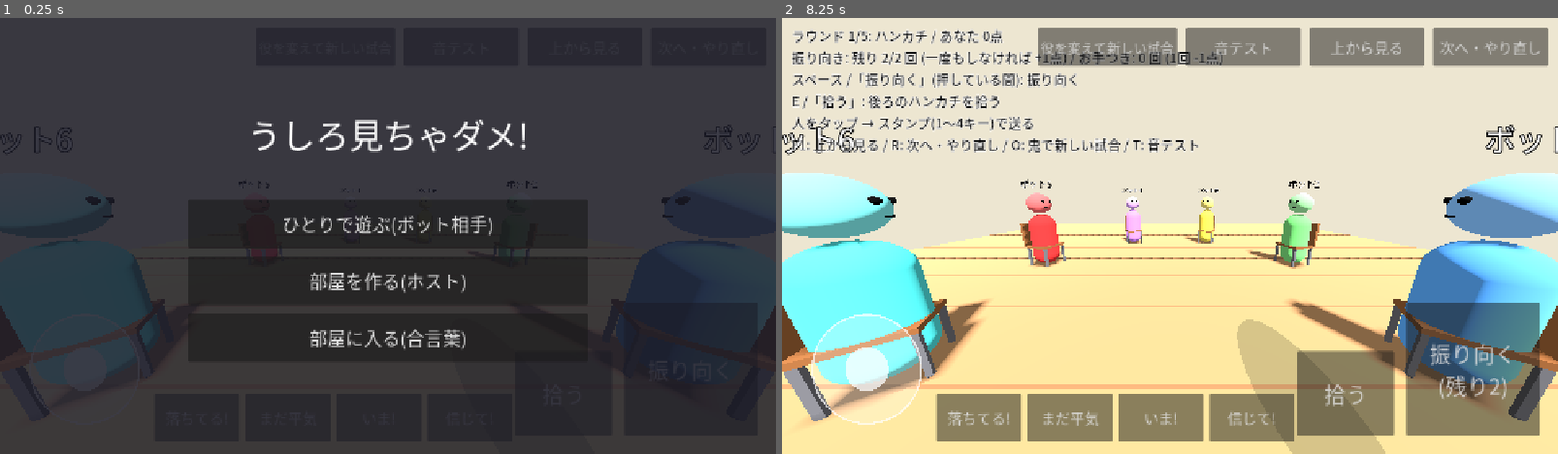
Above: before the commit, frames 1-2 (left to right).
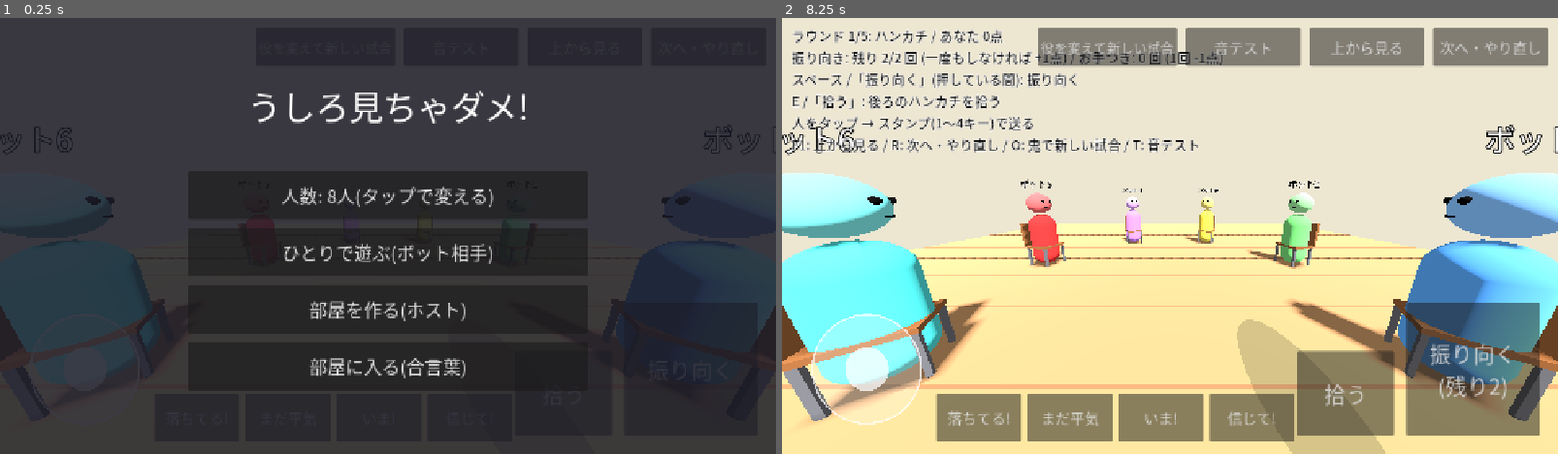
Above: after the commit, the same moments.

Repository: LisaYuumi/ushiro-micha-dame
Game: Godot game, scene res://scenes/main.tscn
The game is run twice, just before and just after one commit, with the same random seed, the same clock (stepped at 60 frames per second) and the same inputs.
Inputs:
- Up to frame 1 (0.25 s): no input
- Up to frame 2 (8.25 s): click "振り向く" at 0.5 s; click "拾う" at 1.25 s; click "落ちてる!" at 2 s; click "まだ平気" at 2.75 s; click "いま!" at 3.5 s; click "信じて!" at 4.25 s; click "上から見る" at 5 s; click "次へ・やり直し" at 5.75 s; click "音テスト" at 6.5 s; click "役を変えて新しい試合" at 7.25 s; click "ひとりで遊ぶ(ボット相手)" at 8 s

The runs differ from the first frame. In frame 1, 3.9% of the frame differs, in the area x 31-70%, y 16-83%; in frame 2, nothing differs.

Commit message:
Choose 8 or 5 players in the lobby
- The seat count is now per match (GameState.seat_count) instead of a
  fixed constant; guests get it from the host's snapshot
- Lobby button toggles 8 / 5 players for solo play and for hosting
- Seat view is 120 degrees with fewer seats, 135 with more
- Visibility rule tests run for both sizes

Co-Authored-By: Claude Opus 5.5 <noreply@anthropic.com>
Claude-Session: https://claude.ai/code/session_018gGhz8RHTqLMKymXrJnaB4

Diff:
--- a/scripts/bot/bot_brain.gd
+++ b/scripts/bot/bot_brain.gd
@@ -118,7 +118,7 @@
 	var target: GameState.Actor = targets[rng.randi_range(0, targets.size() - 1)]
 	var honest := rng.randf() < GameConfig.BOT_STAMP_HONEST_CHANCE
 	var say_look := false
-	if GameState.can_see_behind(a.seat_index, target.seat_index):
+	if state.can_see_behind(a.seat_index, target.seat_index):
 		var behind := state.has_handkerchief_behind(target)
 		say_look = behind if honest else not behind
 	else:
--- a/scripts/core/game_config.gd
+++ b/scripts/core/game_config.gd
@@ -6,6 +6,8 @@
 # --- 配置 ---
 ## 席の数(座る人の数。鬼は別に1人なので、全部で SEAT_COUNT + 1 人。企画書は4〜8人)
 const SEAT_COUNT := 7
+## 選べる人数(全員の数 = 席 + 鬼1人)。ロビーで選ぶ
+const PLAYER_COUNT_OPTIONS := [8, 5]
 ## 席が並ぶ輪の半径(メートル)
 const RING_RADIUS := 3.0
 ## 鬼が歩く輪の半径(席の輪より外側)
@@ -44,6 +46,8 @@
 ## 両どなりの人の姿まで見える広さ。両どなりの後ろに落ちた物は、見え方のルール
 ## (GameState.can_see_behind)で自分の画面には映さない
 const SEAT_CAM_HFOV := 135.0
+## 5人で遊ぶ(席が4〜5つ)ときの見える幅。席が少ないほど両どなりが正面寄りになるので狭くてよい
+const SEAT_CAM_HFOV_SMALL := 120.0
 
 # --- 振り向き ---
 ## 振り向くのにかかる時間(秒)
--- a/scripts/core/game_state.gd
+++ b/scripts/core/game_state.gd
@@ -108,6 +108,8 @@
 ## 床に落ちているバナナの皮 [{"pos": Vector3, "sender": id}]
 var bananas: Array = []
 
+## 席の数(この試合。鬼は別に1人)
+var seat_count: int = GameConfig.SEAT_COUNT
 ## 鬼は人だけにするか(オンラインの試遊用)
 var humans_only_oni: bool = false
 ## ラウンドを始めるたびに1つ増える(ホスト以外の画面が、見た目を作り直す合図)
@@ -133,16 +135,19 @@
 
 ## 新しい試合を始める(ラウンド1から)。seed を指定すると毎回同じ展開になる(テスト用)。
 ## player_is_oni = true なら、この画面のプレイヤーが最初の鬼になる。
-func start_match(seed_value: int = -1, player_is_oni: bool = false) -> void:
-	var me := GameConfig.SEAT_COUNT if player_is_oni else 0
-	start_match_custom(seed_value, [me], me if player_is_oni else GameConfig.SEAT_COUNT, {me: "あなた"}, false)
+## seats: 席の数(鬼は別に1人。8人で遊ぶなら7、5人なら4)
+func start_match(seed_value: int = -1, player_is_oni: bool = false, seats: int = GameConfig.SEAT_COUNT) -> void:
+	var me := seats if player_is_oni else 0
+	start_match_custom(seed_value, [me], me if player_is_oni else seats, {me: "あなた"}, false, seats)
 	local_player_id = me
 
 
 ## 人とボットの組み合わせを決めて、新しい試合を始める(オンライン対戦のホストが使う)。
 ## human_ids: 人が操作する登場人物の id(0〜SEAT_COUNT)/first_oni: 最初の鬼の id/
 ## names: id -> 表示名(書かれていない人はボット名)/humans_only_oni: 鬼は人だけにする
-func start_match_custom(seed_value: int, human_ids: Array, first_oni: int, names: Dictionary, humans_only: bool) -> void:
+func start_match_custom(seed_value: int, human_ids: Array, first_oni: int, names: Dictionary, humans_only: bool,
+		seats: int = GameConfig.SEAT_COUNT) -> void:
+	seat_count = seats
 	if seed_value >= 0:
 		rng.seed = seed_value
 	else:
@@ -163,7 +168,7 @@
 	# 登場人物は試合のあいだ同じ。席に SEAT_COUNT 人、鬼が1人(id は 0〜SEAT_COUNT)
 	actors.clear()
 	var bot_no := 1
-	for i in GameConfig.SEAT_COUNT + 1:
+	for i in seat_count + 1:
 		var actor := Actor.new()
 		actor.id = i
 		actor.is_bot = not (i in human_ids)
@@ -180,7 +185,7 @@
 	round_index = 0
 	match_over = false
 	var lineup := []
-	for i in GameConfig.SEAT_COUNT + 1:
+	for i in seat_count + 1:
 		if i != first_oni:
 			lineup.append(i)
 	_begin_round(lineup, first_oni)
@@ -189,7 +194,7 @@
 func _init_seats() -> void:
 	seat_positions.clear()
 	seat_yaws.clear()
-	for i in GameConfig.SEAT_COUNT:
+	for i in seat_count:
 		var a := seat_angle(i)
 		seat_positions.append(_ring_point(a, GameConfig.RING_RADIUS))
 		# 輪の中心を向く向き(-Z が正面なので、角度 a がそのまま中心向き)
@@ -233,7 +238,7 @@
 ## 勝敗のあとの並び: [席ごとの id の配列, 次の鬼の id]
 func _lineup_after_result() -> Array:
 	var seat_ids := []
-	seat_ids.resize(GameConfig.SEAT_COUNT)
+	seat_ids.resize(seat_count)
 	for a in actors:
 		if a.role == Role.SEATED and a.seat_index >= 0:
 			seat_ids[a.seat_index] = a.id
@@ -305,7 +310,7 @@
 	oni_is_player = not oni_actor.is_bot
 
 	# 鬼は席と席の間から歩きはじめる
-	oni_angle = seat_angle(0) + TAU / (GameConfig.SEAT_COUNT * 2)
+	oni_angle = seat_angle(0) + TAU / (seat_count * 2)
 	oni_start_angle = oni_angle
 	oni_radius = GameConfig.ONI_WALK_RADIUS
 	oni_holding_stop = false
@@ -315,7 +320,7 @@
 	handkerchief_on_floor = false
 	oni_pause_left = 0.0
 	seat_pass_age.clear()
-	for i in GameConfig.SEAT_COUNT:
+	for i in seat_count:
 		seat_pass_age.append(INF)
 	chaser_id = -1
 	vacant_seat = -1
@@ -327,7 +332,7 @@
 	last_voice_age = INF
 	drop_masked = false
 	_bot_oni_voice_left = rng.randf_range(GameConfig.BOT_ONI_VOICE_INTERVAL_MIN, GameConfig.BOT_ONI_VOICE_INTERVAL_MAX)
-	var step := TAU / GameConfig.SEAT_COUNT
+	var step := TAU / seat_count
 	next_seat_crossing = ceilf(oni_angle / step) * step
 	if oni_is_player:
 		# 人が鬼のときは、いつ誰に落とすかは本人が決める
@@ -374,7 +379,7 @@
 	if oni_angle >= next_seat_crossing:
 		# ちょうど席の真後ろで止まれるように位置をそろえる
 		oni_angle = next_seat_crossing
-		next_seat_crossing += TAU / GameConfig.SEAT_COUNT
+		next_seat_crossing += TAU / seat_count
 		_on_pass_behind_seat()
 	_place_on_walk_ring(oni, oni_angle)
 
@@ -609,7 +614,7 @@
 
 ## 鬼にいちばん近い「席の真後ろ」の角度
 func _nearest_seat_crossing() -> float:
-	var step := TAU / GameConfig.SEAT_COUNT
+	var step := TAU / seat_count
 	return roundf(oni_angle / step) * step
 
 
@@ -647,7 +652,7 @@
 
 ## 席 i の、輪の上での角度(ラジアン)。席0 は +Z 側。
 func seat_angle(i: int) -> float:
-	return TAU * float(i) / float(GameConfig.SEAT_COUNT)
+	return TAU * float(i) / float(seat_count)
 
 
 func get_actor(id: int) -> Actor:
@@ -663,8 +668,8 @@
 
 ## 席 from に座っている人から、席 to の人の後ろが見えるか。
 ## 両どなりは見えない(向かい側だけ見える)。見え方はカメラ(SEAT_CAM_HFOV)と合わせてある
-static func can_see_behind(from_seat: int, to_seat: int) -> bool:
-	var n := GameConfig.SEAT_COUNT
+func can_see_behind(from_seat: int, to_seat: int) -> bool:
+	var n := seat_count
 	var d := posmod(to_seat - from_seat, n)
 	return d >= 2 and d <= n - 2
 
@@ -716,13 +721,16 @@
 		"bananas": bananas,
 		"drop_masked": drop_masked,
 		"round_serial": round_serial,
+		"seat_count": seat_count,
 	}
 
 
 ## snapshot() の中身をこの状態に写す(オンライン対戦で、ホスト以外が受け取った状態を表示するため)。
 ## 写したあとはルールを動かさず(tick しない)、表示に使うだけ。
 func apply_snapshot(s: Dictionary) -> void:
-	if seat_positions.is_empty():
+	var seats: int = s.get("seat_count", GameConfig.SEAT_COUNT)
+	if seat_positions.is_empty() or seats != seat_count:
+		seat_count = seats
 		_init_seats()
 	var list: Array = s["actors"]
 	if actors.size() != list.size():
@@ -770,7 +778,7 @@
 ## 落とす相手と、落とすタイミング(角度)を決める。
 ## 相手はプレイヤーもボットも含めてランダム。
 func _plan_drop() -> void:
-	drop_target_seat = rng.randi_range(0, GameConfig.SEAT_COUNT - 1)
+	drop_target_seat = rng.randi_range(0, seat_count - 1)
 	var laps := rng.randf_range(GameConfig.ONI_LAPS_BEFORE_DROP_MIN, GameConfig.ONI_LAPS_BEFORE_DROP_MAX)
 	var earliest := oni_angle + TAU * laps
 	var target := seat_angle(drop_target_seat)
@@ -966,7 +974,7 @@
 
 
 func _seat_at_angle(angle: float) -> int:
-	var n := GameConfig.SEAT_COUNT
+	var n := seat_count
 	return posmod(roundi(angle / TAU * n), n)
 
 
--- a/scripts/main.gd
+++ b/scripts/main.gd
@@ -19,6 +19,8 @@
 var _stamp_target := -1
 ## ひとりで遊ぶとき、この画面のプレイヤーが鬼をやるか
 var _player_is_oni := false
+## この試合の席の数(遊ぶ人数 - 鬼1人)
+var _seats: int = GameConfig.SEAT_COUNT
 ## ホスト: 参加者の peer id -> 登場人物の id
 var _peer_actor := {}
 ## ホスト: 状態を配るまでの時間
@@ -62,6 +64,7 @@
 # --- ロビー ---
 
 func _on_solo() -> void:
+	_seats = lobby.players - 1
 	mode = Mode.SOLO
 	lobby.visible = false
 	cmds = state
@@ -69,6 +72,7 @@
 
 
 func _on_host() -> void:
+	_seats = lobby.players - 1
 	mode = Mode.LOBBY
 	net.host_room()
 	lobby.show_host("(作成中)", 1)
@@ -107,7 +111,7 @@
 ## ホストが「スタート」: 人は id 0(ホスト)から順に、残りはボット。最初の鬼は人からランダム
 func _on_host_start() -> void:
 	var peers := multiplayer.get_peers()
-	var max_humans := GameConfig.SEAT_COUNT + 1
+	var max_humans := _seats + 1
 	_peer_actor.clear()
 	var humans := [0]
 	var names := {0: "プレイヤー1(ホスト)"}
@@ -120,7 +124,7 @@
 		names[next_id] = "プレイヤー%d" % (next_id + 1)
 		next_id += 1
 	var first_oni: int = humans[randi_range(0, humans.size() - 1)]
-	state.start_match_custom(-1, humans, first_oni, names, true)
+	state.start_match_custom(-1, humans, first_oni, names, true, _seats)
 	state.local_player_id = 0
 	mode = Mode.HOST
 	cmds = state
@@ -208,7 +212,7 @@
 	if mode == Mode.HOST:
 		_on_host_start()
 		return
-	state.start_match(-1, _player_is_oni)
+	state.start_match(-1, _player_is_oni, _seats)
 	_refresh_round()
 
 
--- a/scripts/view/lobby.gd
+++ b/scripts/view/lobby.gd
@@ -18,6 +18,9 @@
 var _join_box: VBoxContainer
 var _host_box: VBoxContainer
 var _code := ""
+## 遊ぶ人数(鬼をふくむ全員の数)。ひとりで遊ぶとき・部屋を作るときに使う
+var players: int = GameConfig.PLAYER_COUNT_OPTIONS[0]
+var _players_button: Button
 ## スマホの指で押せるように、ボタンは自分で当たり判定をする
 var _buttons: Array[Button] = []
 
@@ -48,6 +51,9 @@
 	_menu = VBoxContainer.new()
 	_menu.add_theme_constant_override("separation", 14)
 	root.add_child(_menu)
+	_players_button = _button("", func() -> void: _toggle_players())
+	_menu.add_child(_players_button)
+	_update_players_button()
 	_menu.add_child(_button("ひとりで遊ぶ(ボット相手)", func() -> void: solo_pressed.emit()))
 	_menu.add_child(_button("部屋を作る(ホスト)", func() -> void: host_pressed.emit()))
 	_menu.add_child(_button("部屋に入る(合言葉)", func() -> void: _show_join()))
@@ -77,6 +83,16 @@
 	show_menu()
 
 
+func _toggle_players() -> void:
+	var opts: Array = GameConfig.PLAYER_COUNT_OPTIONS
+	players = opts[(opts.find(players) + 1) % opts.size()]
+	_update_players_button()
+
+
+func _update_players_button() -> void:
+	_players_button.text = "人数: %d人(タップで変える)" % players
+
+
 func show_menu() -> void:
 	_menu.visible = true
 	_join_box.visible = false
@@ -85,11 +101,11 @@
 
 
 ## ホスト: 合言葉と、入っている人数を出す
-func show_host(code: String, players: int) -> void:
+func show_host(code: String, joined: int) -> void:
 	_menu.visible = false
 	_join_box.visible = false
 	_host_box.visible = true
-	_players_label.text = "合言葉: %s\n入っている人: %d人(あなたをふくむ)\n足りない席はボットが座ります" % [code, players]
+	_players_label.text = "合言葉: %s\n入っている人: %d人(あなたをふくむ) / %d人で遊ぶ\n足りない席はボットが座ります" % [code, joined, players]
 
 
 ## 参加者: ホストがスタートするのを待つ
--- a/scripts/view/world_view.gd
+++ b/scripts/view/world_view.gd
@@ -375,7 +375,7 @@
 	var me := state.get_local_player()
 	var hidden := state.handkerchief_on_floor and me.role == GameState.Role.SEATED \
 			and state.drop_target_seat != me.seat_index \
-			and not GameState.can_see_behind(me.seat_index, state.drop_target_seat)
+			and not state.can_see_behind(me.seat_index, state.drop_target_seat)
 	var bits := 1 << (HIDDEN_LAYER - 1) if hidden else 1
 	for c in _handkerchief.get_children():
 		if c is VisualInstance3D:
@@ -490,7 +490,7 @@
 	_seat_cam = Camera3D.new()
 	# 横の見える幅を固定する(横長の画面でも、両どなりの後ろが見えないように)
 	_seat_cam.keep_aspect = Camera3D.KEEP_WIDTH
-	_seat_cam.fov = GameConfig.SEAT_CAM_HFOV
+	_seat_cam.fov = GameConfig.SEAT_CAM_HFOV if state.seat_count > 5 else GameConfig.SEAT_CAM_HFOV_SMALL
 	_seat_cam.near = 0.05
 	# 自分の体のレイヤーを映さない
 	_seat_cam.cull_mask = 0xFFFFF & ~(1 << (SELF_LAYER - 1)) & ~(1 << (HIDDEN_LAYER - 1))
--- a/tests/smoke_test.gd
+++ b/tests/smoke_test.gd
@@ -778,14 +778,21 @@
 
 
 func _test_who_can_see_behind_whom() -> void:
-	var n := GameConfig.SEAT_COUNT
+	for players in GameConfig.PLAYER_COUNT_OPTIONS:
+		_check_visibility(players - 1)
+
+
+func _check_visibility(n: int) -> void:
+	var g := GameState.new()
+	g.start_match(1, false, n)
+	_check(g.seat_count == n and g.seat_positions.size() == n, "席が %d つ" % n)
 	for i in n:
-		_check(not GameState.can_see_behind(i, i), "自分の後ろは見えない")
-		_check(not GameState.can_see_behind(i, (i + 1) % n), "右どなりの後ろは見えない")
-		_check(not GameState.can_see_behind(i, (i + n - 1) % n), "左どなりの後ろは見えない")
+		_check(not g.can_see_behind(i, i), "自分の後ろは見えない")
+		_check(not g.can_see_behind(i, (i + 1) % n), "右どなりの後ろは見えない")
+		_check(not g.can_see_behind(i, (i + n - 1) % n), "左どなりの後ろは見えない")
 		var seen := 0
 		for j in n:
-			if GameState.can_see_behind(i, j):
+			if g.can_see_behind(i, j):
 				seen += 1
 		_check(seen == n - 3, "見えるのは向かいの %d 人" % (n - 3))
 
